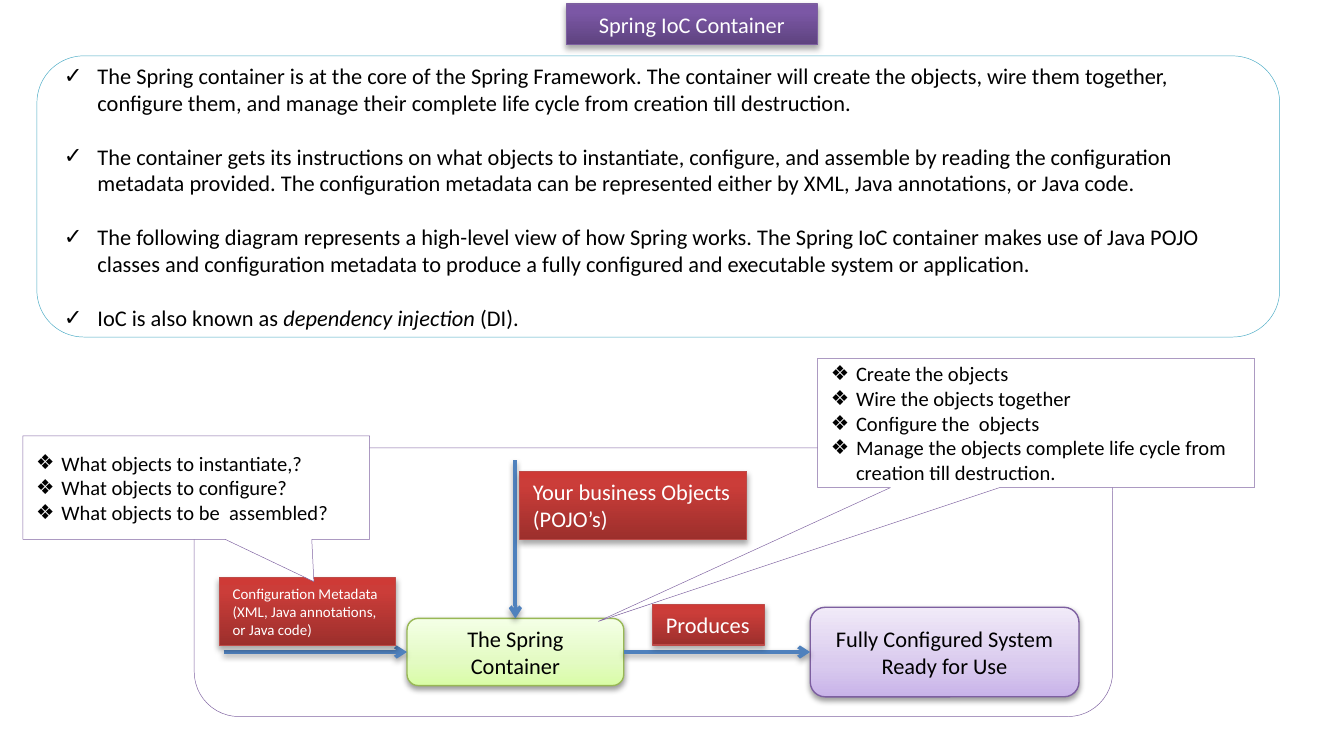
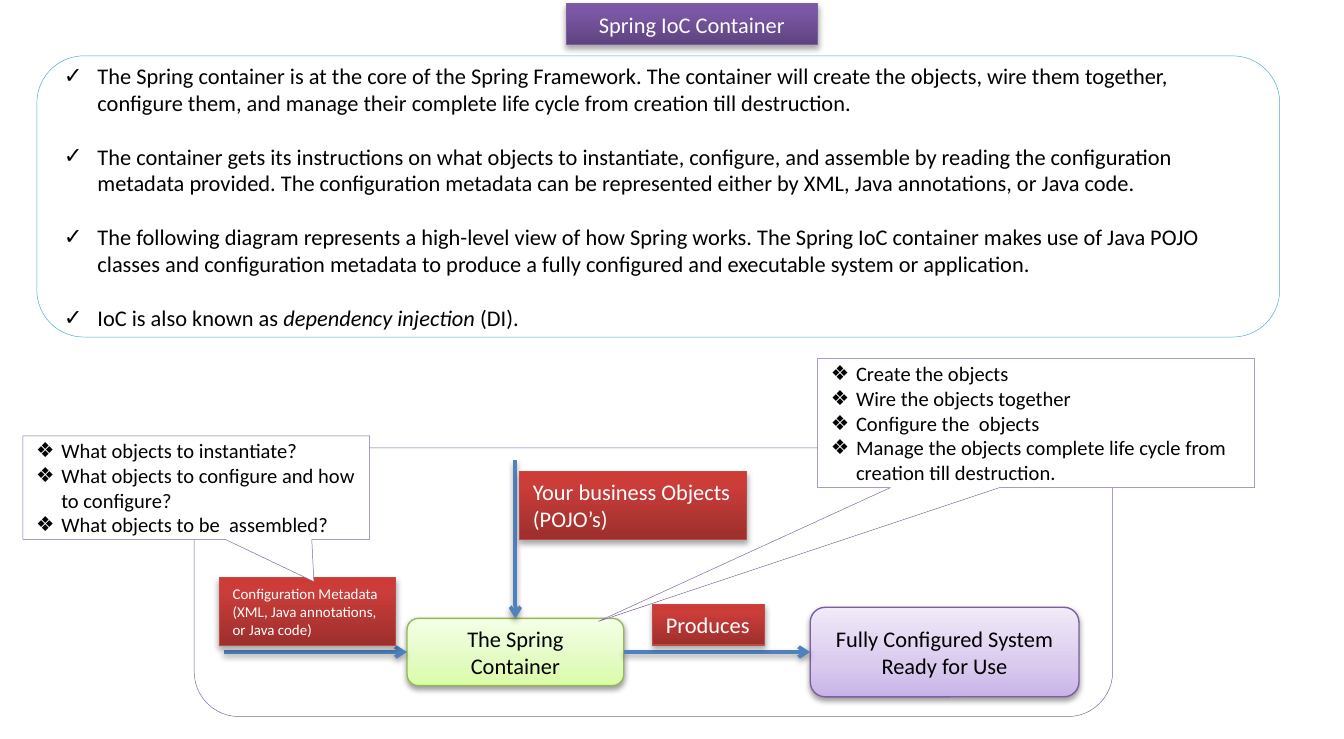
Before and after one commit to ramram43210/javaee, a slide deck: slide 1 of Later/Spring/4_Dependency_Injection/2/IoC_Container_V2.pptx. Drawn at 1344x739 pixels with LibreOffice and Linux fonts; fonts in the diff are those of the drawing. Boxes give left, top, right and bottom in pixels: in the first picture for what was removed or moved away, otherwise in the second. Text is boxed around its words. In the diff, an @@ line names an element or a change of style, - is before the commit and + after.

```diff
--- a/Later/Spring/4_Dependency_Injection/2/IoC_Container_V2.pptx
+++ b/Later/Spring/4_Dependency_Injection/2/IoC_Container_V2.pptx
@@ text in speech box at (x1=61, y1=443, x2=354, y2=512): text changed @@
-❖ What objects to instantiate,?
-❖ What objects to configure?
+❖ What objects to instantiate?
+❖ What objects to configure and how to configure?
```
Also in this commit, not shown: 3 other files.
